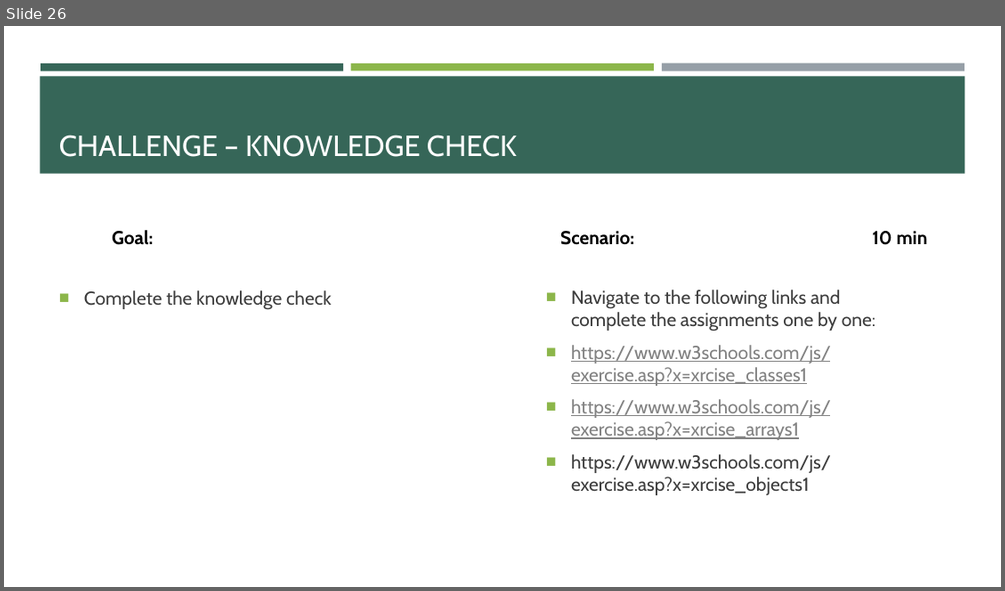
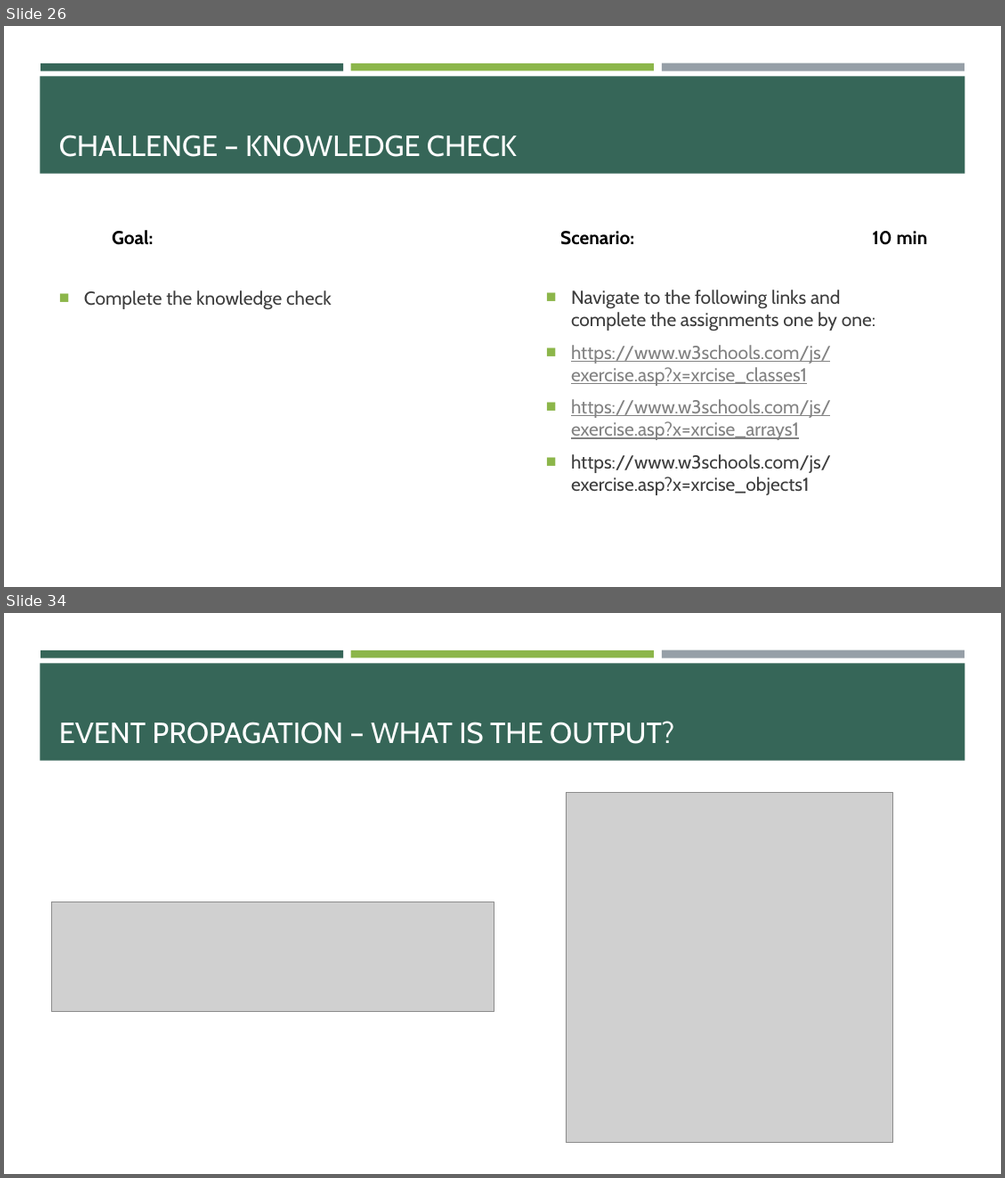
Before and after one commit to e-m-wilson/SNOW, a slide deck: Week_1/004-JavaScript/JavaScript.pptx. Shown one above the other, each under a label of ours: slide 26 before the commit, slides 26 and 34 after it; the slides between them are not shown. The pictures are 1005x591 and 1005x1178 pixels, drawn with LibreOffice and Linux fonts; fonts in the diff are those of the drawing; grey boxes stand for pictures. Boxes give left, top, right and bottom in pixels: in the first picture for what was removed or moved away, otherwise in the second. Text is boxed around its words. In the diff, an @@ line names an element or a change of style, - is before the commit and + after.

```diff
--- a/Week_1/004-JavaScript/JavaScript.pptx
+++ b/Week_1/004-JavaScript/JavaScript.pptx
@@ slide 34 added at (4, 613, 1001, 1174), background #FFFFFF; not listed: 4 template elements that a slide beside it also shows @@
@@ title added at (59, 721, 674, 744), 28 pt, text #FFFFFF @@
+EVENT PROPAGATION – WHAT IS THE OUTPUT?
@@ picture added at (566, 793, 892, 1143) @@
@@ picture added at (52, 901, 494, 1012) @@
```
Also in this commit, not shown: 1 slide changed, 20 other slides added, 1 other file.
